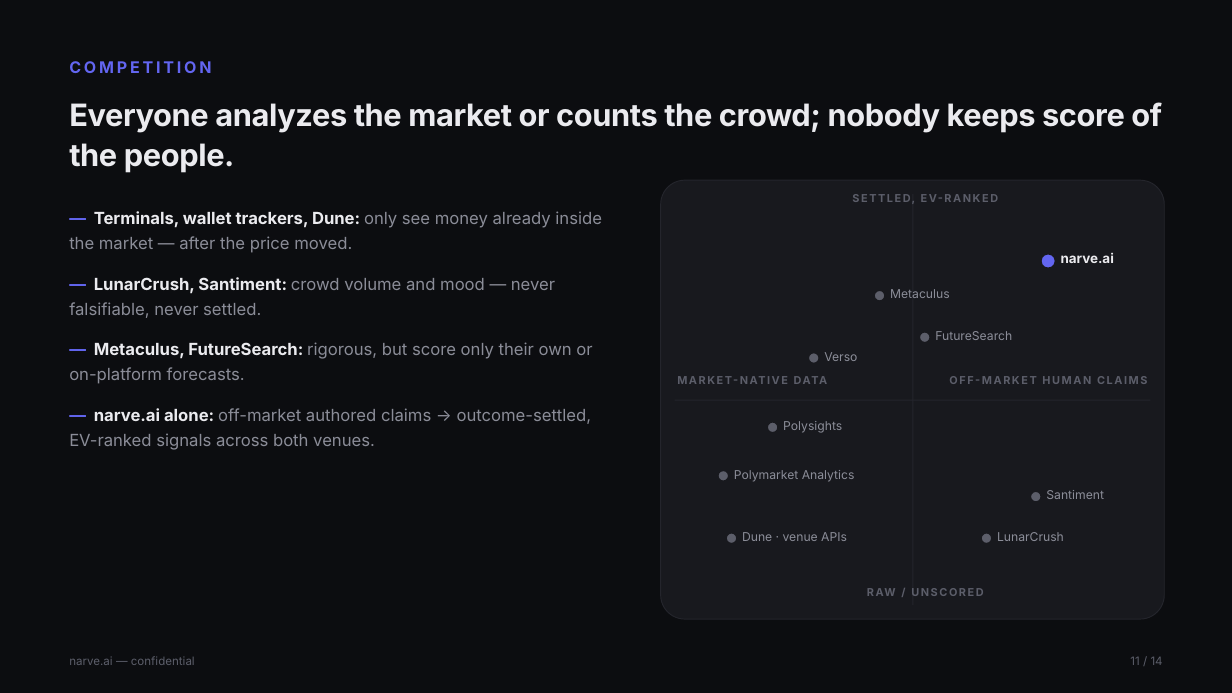
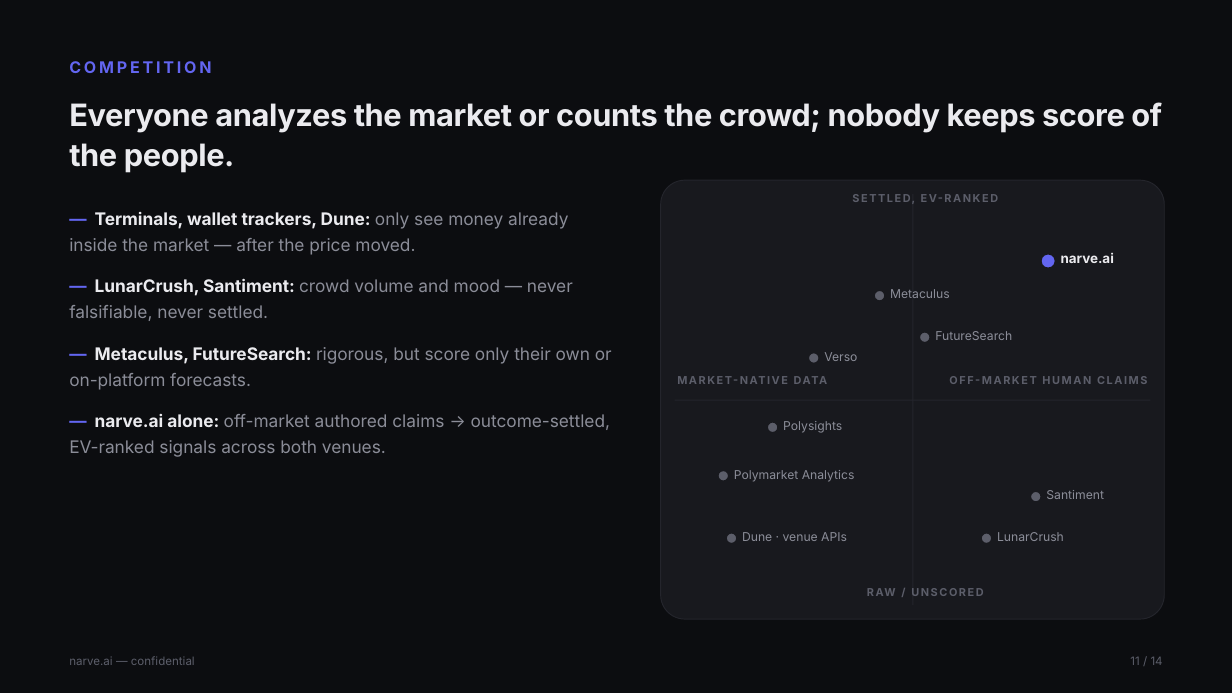
Before and after one commit to Jhabbig/Habbig, a slide deck: slide 11 of pitch-deck/narve-pitch-deck.pptx. Drawn at 1232x693 pixels with LibreOffice and Linux fonts; fonts in the diff are those of the drawing. Boxes give left, top, right and bottom in pixels: in the first picture for what was removed or moved away, otherwise in the second. Text is boxed around its words. In the diff, an @@ line names an element or a change of style, - is before the commit and + after.

```diff
--- a/pitch-deck/narve-pitch-deck.pptx
+++ b/pitch-deck/narve-pitch-deck.pptx
@@ text "— Terminals, wallet trackers, Dune: ..." at <box>69,212,612,457</box>: size 13 to 13.5 pt @@
```
Also in this commit, not shown: 10 other slides changed, 1 other file.
